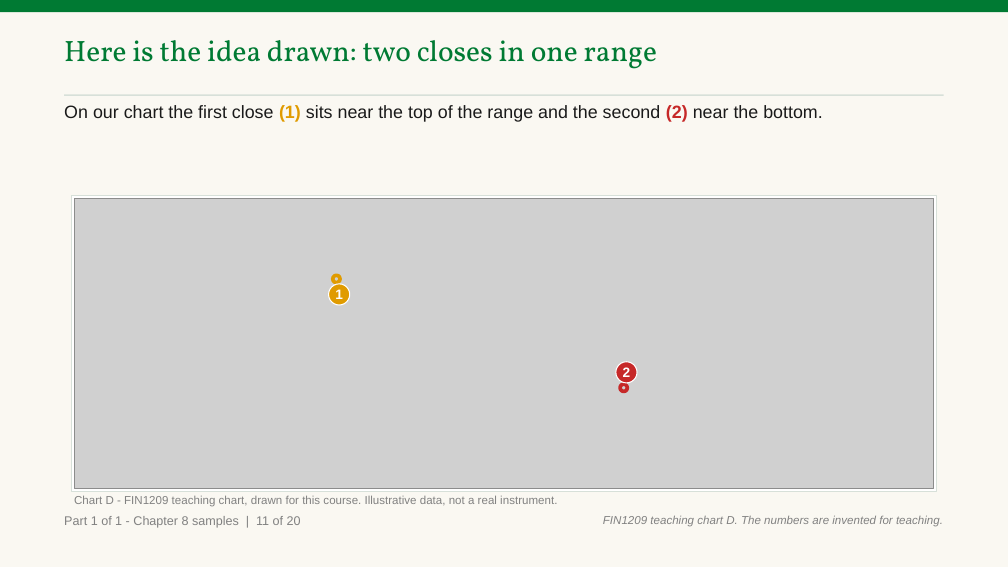
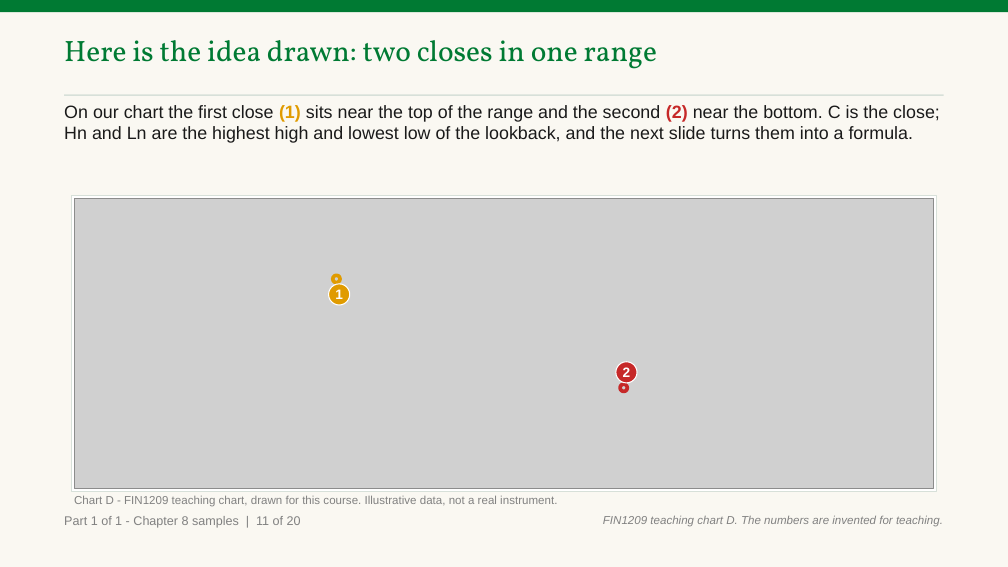
Before and after one commit to benjiesotelo-sudo/Telos_FIN1209, a slide deck: slide 13 of chapter-08/FIN1209-Chapter-08.pptx. Drawn at 1008x567 pixels with LibreOffice and Linux fonts; fonts in the diff are those of the drawing; grey boxes stand for pictures. Boxes give left, top, right and bottom in pixels: in the first picture for what was removed or moved away, otherwise in the second. Text is boxed around its words. In the diff, an @@ line names an element or a change of style, - is before the commit and + after.

```diff
--- a/chapter-08/FIN1209-Chapter-08.pptx
+++ b/chapter-08/FIN1209-Chapter-08.pptx
@@ text at [64, 105, 940, 143]: text changed @@
-On our chart the first close (1) sits near the top of the range and the second (2) near the bottom.
+On our chart the first close (1) sits near the top of the range and the second (2) near the bottom. C is the close; Hn and Ln are the highest high and lowest low of the lookback, and the next slide turns them into a formula.
```
Also in this commit, not shown: 8 other slides changed, 2 other files.
